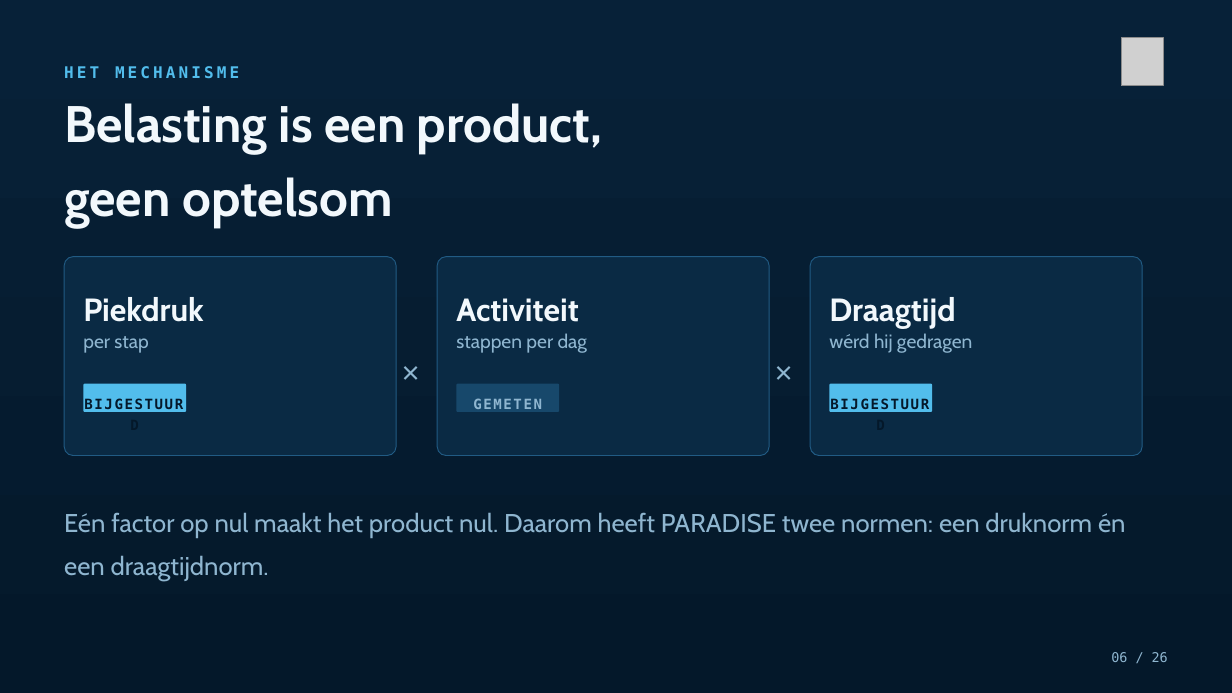
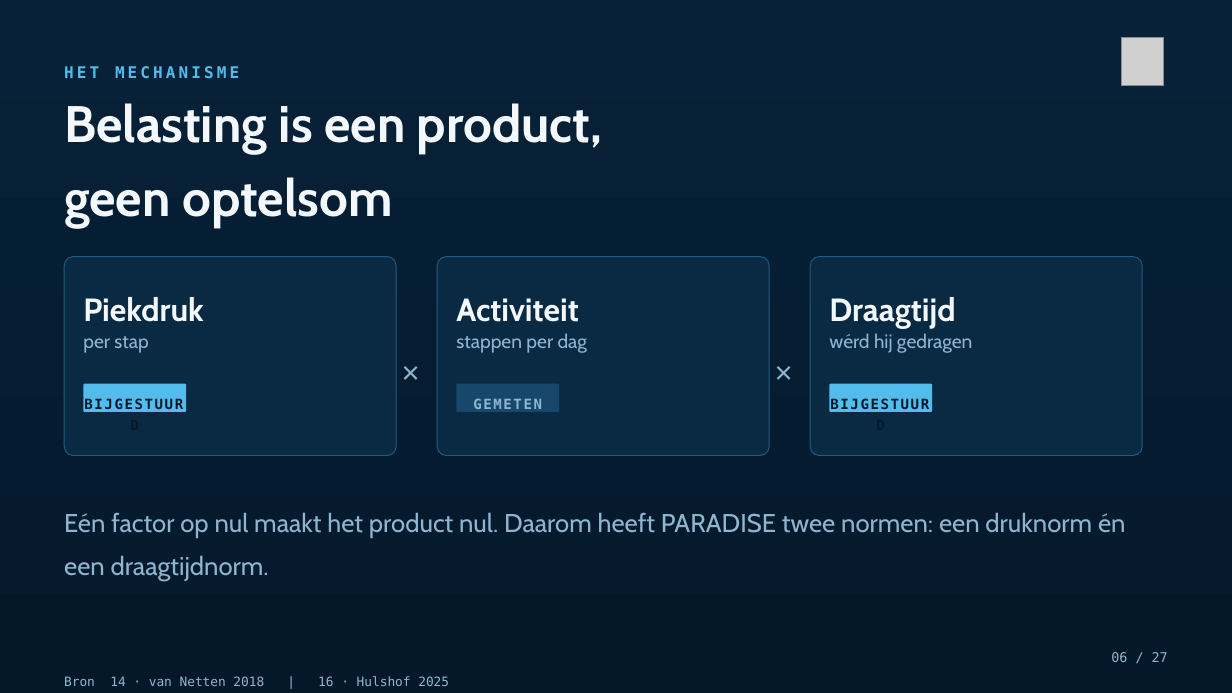
Before and after one commit to Dellfs/paradise-project, a slide deck: slide 6 of PARADISE_presentatie/PARADISE_centra_kort.pptx. Drawn at 1232x693 pixels with LibreOffice and Linux fonts; fonts in the diff are those of the drawing; grey boxes stand for pictures. Boxes give left, top, right and bottom in pixels: in the first picture for what was removed or moved away, otherwise in the second. Text is boxed around its words. In the diff, an @@ line names an element or a change of style, - is before the commit and + after.

```diff
--- a/PARADISE_presentatie/PARADISE_centra_kort.pptx
+++ b/PARADISE_presentatie/PARADISE_centra_kort.pptx
@@ text at (1111, 652, 1168, 662): text changed @@
-06 / 26
+06 / 27
@@ text added at (64, 676, 449, 686), 10 pt, text #8FB6D0 @@
+Bron 14 · van Netten 2018 | 16 · Hulshof 2025
```
Also in this commit, not shown: 21 other slides changed, 1 slide added, 11 other files.
